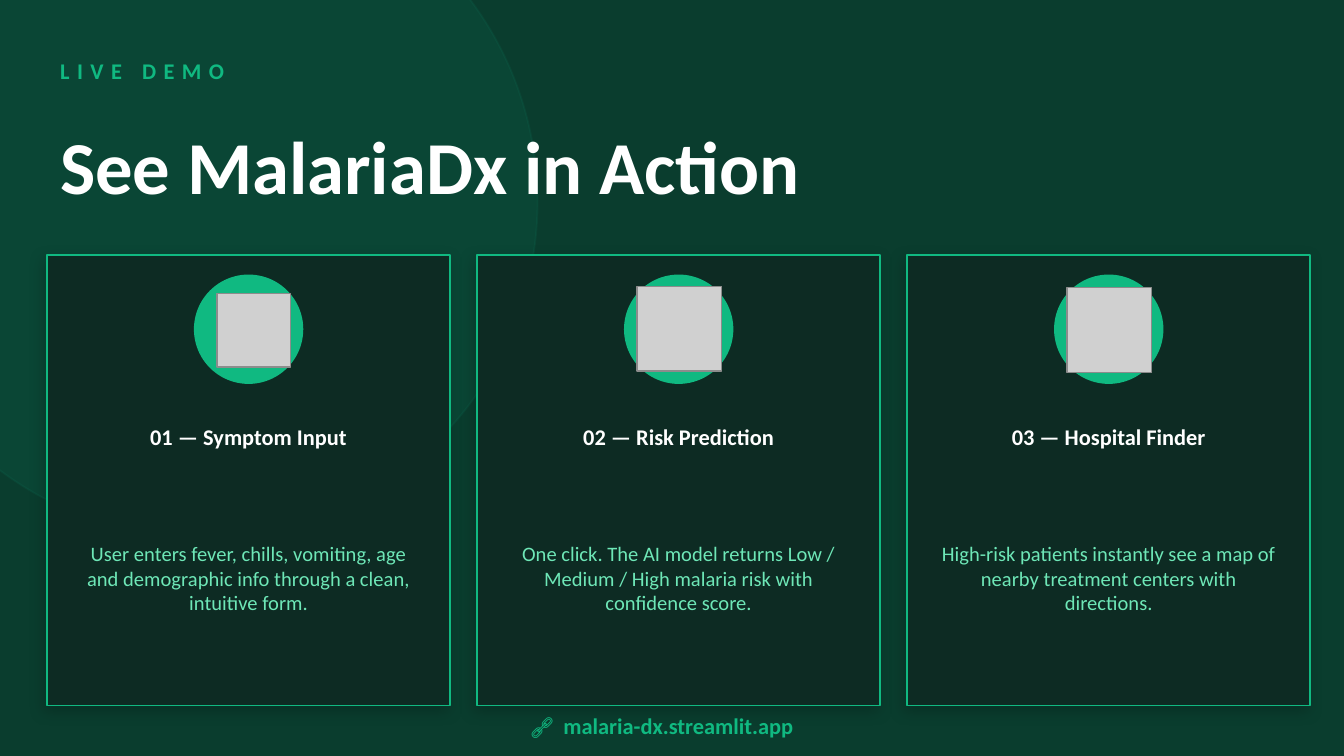
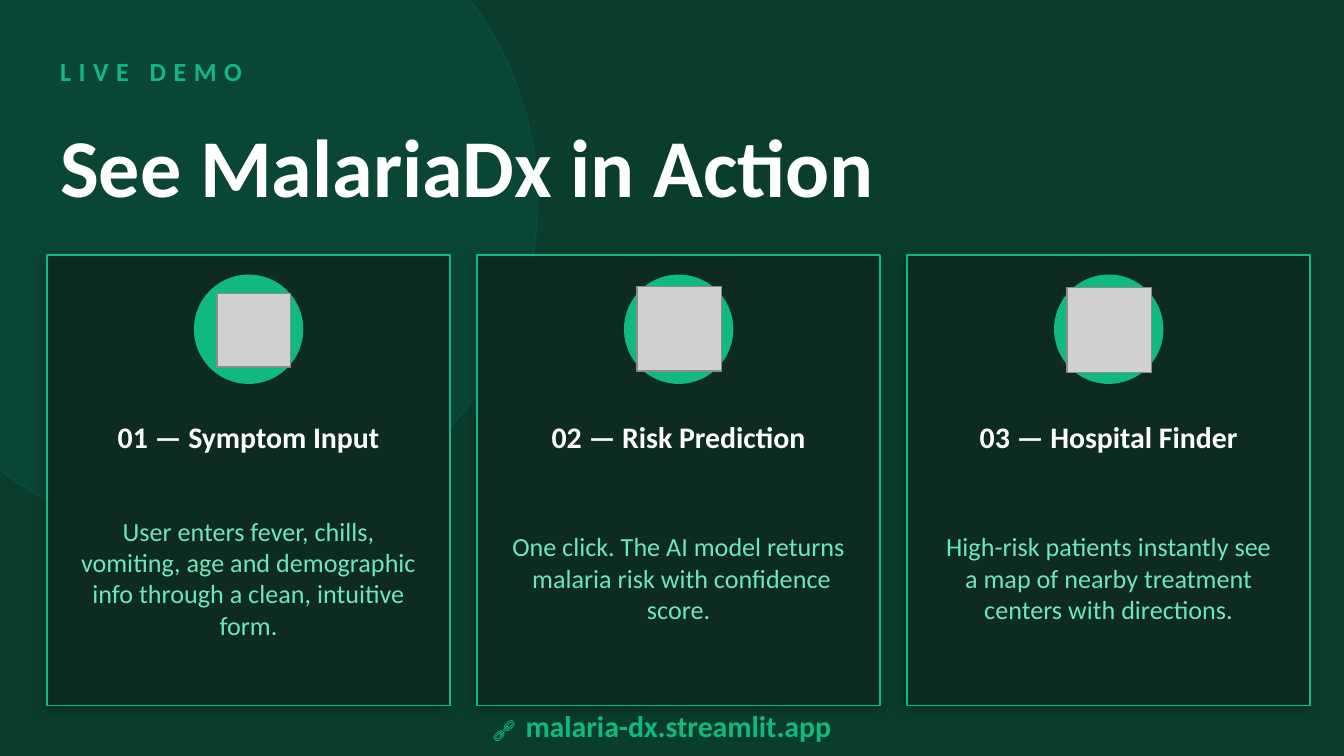
Before and after one commit to Success007T/Malaria-diagnosis-detection, a slide deck: slide 5 of reports and documentations/MalariaDx_Pitch.pptx. Drawn at 1344x756 pixels with LibreOffice and Linux fonts; fonts in the diff are those of the drawing; grey boxes stand for pictures. Boxes give left, top, right and bottom in pixels: in the first picture for what was removed or moved away, otherwise in the second. Text is boxed around its words. In the diff, an @@ line names an element or a change of style, - is before the commit and + after.

```diff
--- a/reports and documentations/MalariaDx_Pitch.pptx
+++ b/reports and documentations/MalariaDx_Pitch.pptx
@@ text "LIVE DEMO" at (x1=60, y1=64, x2=242, y2=81): size 12 to 14 pt @@
@@ text "See MalariaDx in Action" at (x1=60, y1=139, x2=873, y2=198): size 40 to 44 pt @@
@@ text "User enters fever, chills, vomiting, ..." at (x1=81, y1=523, x2=415, y2=635): size 11 to 14 pt @@
@@ text "High-risk patients instantly see a ..." at (x1=946, y1=538, x2=1271, y2=619): size 11 to 14 pt @@
@@ text at (x1=512, y1=538, x2=844, y2=619): text changed; size 11 to 14 pt @@
-One click. The AI model returns Low / Medium / High malaria risk with confidence score.
+One click. The AI model returns malaria risk with confidence score.
@@ size 12 to 16 pt in 4 elements at (x1=118, y1=428, x2=379, y2=453), (x1=552, y1=427, x2=805, y2=449), (x1=980, y1=427, x2=1237, y2=453), (x1=526, y1=716, x2=832, y2=742) @@
```
Also in this commit, not shown: 5 other slides changed, 1 other file.
